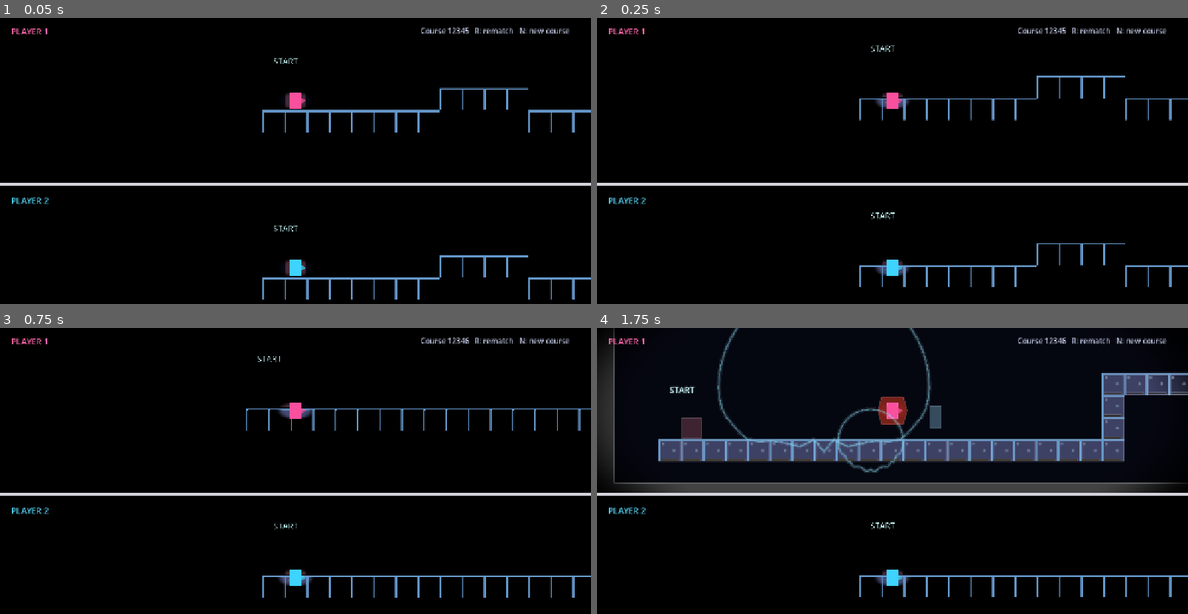
Above: before the commit, frames 1-4 (two rows, left to right).
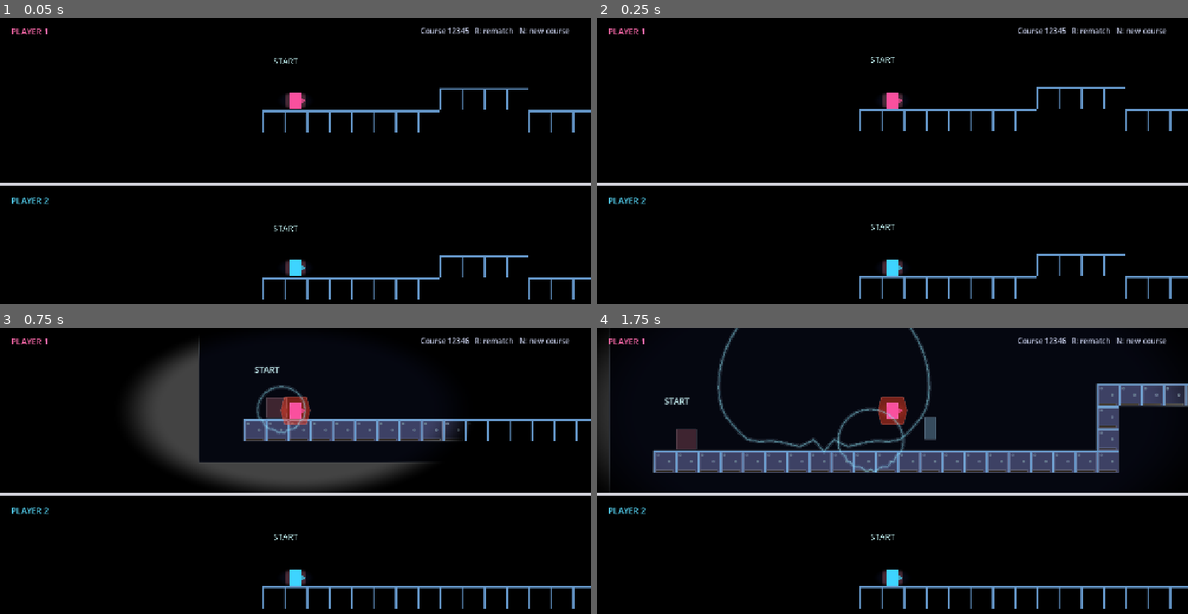
Above: after the commit, the same moments.

Repository: ketr4x/Haven
Game: Godot game, scene res://scenes/game/race.tscn
Two runs of this game, one before a commit and one after it. Both use one fixed random seed, a clock stepped at 60 frames per second and the inputs below.
Inputs:
- Up to frame 1 (0.05 s): no input
- Up to frame 2 (0.25 s): no input
- Up to frame 3 (0.75 s): tap Enter at 0.5 s; hold D (p1_right) from 0.53 s (still down); hold N (new_seed) from 0.53 s (still down)
- Up to frame 4 (1.75 s): keep holding D (p1_right); tap W (p1_jump) at 0.77, 1.52 s; release N (new_seed) at 1.28 s; tap S (p1_shout) at 1.35 s

Frame 1 is identical in both runs. In frame 2, 2.7% of the frame differs, in the area x 44-100%, y 9-99%; in frame 3, 12%; in frame 4, 16%, in the area x 2-100%, y 0-99%.

Commit message:
Align tilemap collision shapes

Diff:
--- a/resources/tiles/terrain_tileset.tres
+++ b/resources/tiles/terrain_tileset.tres
@@ -6,7 +6,7 @@
 texture = ExtResource("1_terrain_texture")
 texture_region_size = Vector2i(48, 48)
 0:0/0 = 0
-0:0/0/physics_layer_0/polygon_0/points = PackedVector2Array(0, 0, 48, 0, 48, 48, 0, 48)
+0:0/0/physics_layer_0/polygon_0/points = PackedVector2Array(-24, -24, 24, -24, 24, 24, -24, 24)
 
 [resource]
 tile_size = Vector2i(48, 48)
--- a/tests/seeded_generator_check.gd
+++ b/tests/seeded_generator_check.gd
@@ -29,6 +29,11 @@
 		_assert_chunk_terrain_uses_common_grid(chunks)
 		signatures[generator.course_signature] = true
 
+	await physics_frame
+	await physics_frame
+	await physics_frame
+	_assert_tile_collision_matches_cell(chunks.get_child(0) as CourseChunk)
+
 	assert(signatures.size() > 1)
 	print("Seeded tilemap generator check passed for 30 seeds.")
 	quit()
@@ -47,3 +52,18 @@
 		for cell in chunk.terrain_cells:
 			assert(terrain.get_cell_source_id(cell) == 0)
 		assert(chunk.find_children("*", "StaticBody2D", true, false).is_empty())
+
+
+func _assert_tile_collision_matches_cell(chunk: CourseChunk) -> void:
+	var terrain := chunk.get_node("Terrain") as TileMapLayer
+	var cell_center := terrain.to_global(terrain.map_to_local(chunk.terrain_cells[0]))
+	var expected_top := cell_center.y - float(chunk.grid_size.y) * 0.5
+	var query := PhysicsRayQueryParameters2D.create(
+		cell_center - Vector2(0.0, float(chunk.grid_size.y)),
+		cell_center + Vector2(0.0, float(chunk.grid_size.y)),
+		1,
+	)
+	var hit := chunk.get_world_2d().direct_space_state.intersect_ray(query)
+	assert(not hit.is_empty())
+	var hit_position: Vector2 = hit["position"]
+	assert(is_equal_approx(hit_position.y, expected_top))
Not shown, changed: AGENTS.md
